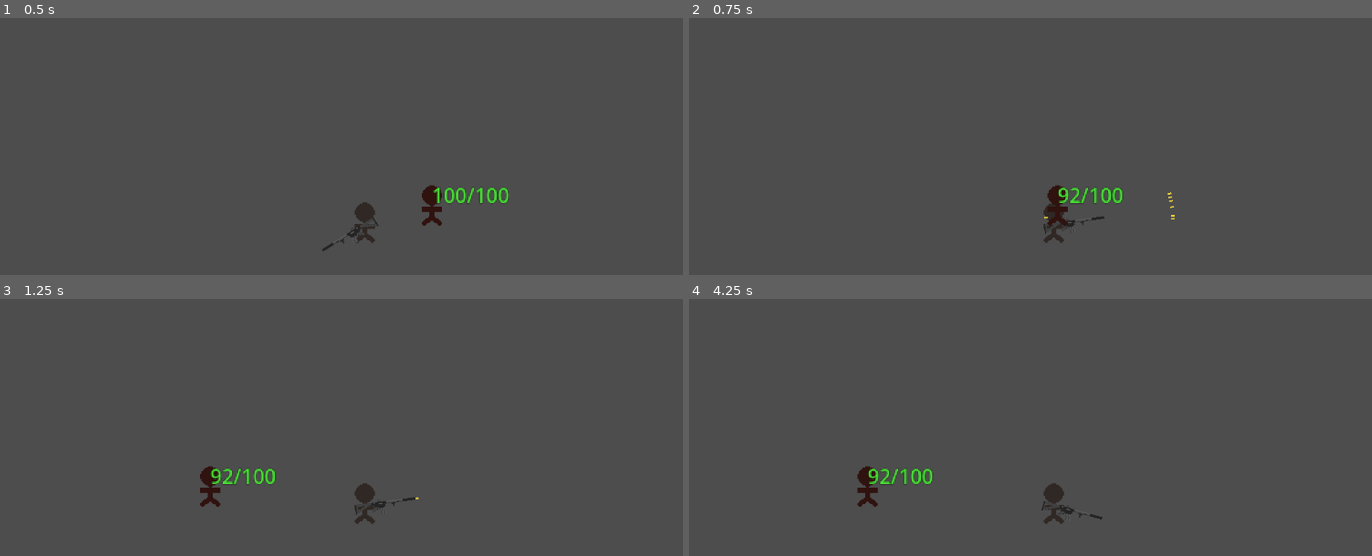
Above: before the commit, frames 1-4 (two rows, left to right).
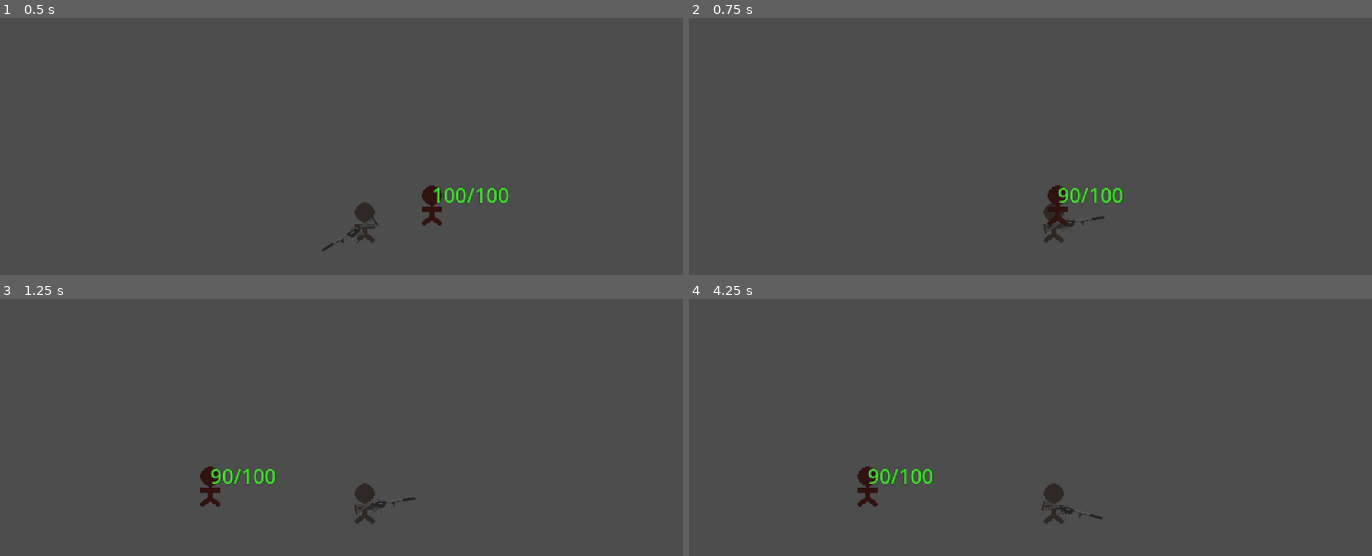
Above: after the commit, the same moments.

Repository: ExHilEr8/Personal-Game-Jam
Game: Godot game, scene res://scenes/main.tscn
Same seed, same stepped clock (60 frames per second), same inputs: the game is played once before the commit and once after it. Sound files missing from this copy of the repository are replaced by a short silence.
Inputs (mouse positions are in pixels of both pictures, inside the frame that each line leads up to):
- Up to frame 1 (0.5 s): no input
- Up to frame 2 (0.75 s): tap Enter at 0.5 s; move the mouse to (1214, 203) at 0.52 s; press the mouse at (1214, 203) at 0.53 s; hold D (move_right) from 0.53 s (still down)
- Up to frame 3 (1.25 s): keep holding D (move_right)
- Up to frame 4 (4.25 s): move the mouse to (907, 525) at 1.27 s; release D (move_right) at 1.28 s; release the mouse at (907, 525) at 1.28 s; hold S (move_down) 1.28-2.03 s; click (907, 525) at 1.35 s; move the mouse to (1126, 414) at 2.02 s; press the mouse at (1126, 414) at 2.03 s; hold D (move_right) 2.03-2.78 s; tap Space at 2.75 s; move the mouse to (outside the picture) at 2.77 s; release the mouse at (outside the picture) at 2.78 s; hold W (move_up) 2.78-3.53 s; click (outside the picture) at 2.85 s; move the mouse to (outside the picture) at 3.52 s; press the mouse at (outside the picture) at 3.53 s; hold A (move_left) from 3.53 s (still down)

Frame 1 is identical in both runs. In frame 2, less than 0.1% of the frame differs, in the area x 52-72%, y 65-79%; in frame 3, less than 0.1%; in frame 4, less than 0.1%.

Commit message:
Implemented multiple projectiles for hitscan projectiles

Diff:
--- a/scenes/Weapon.gd
+++ b/scenes/Weapon.gd
@@ -1,5 +1,4 @@
 class_name Weapon extends Sprite2D
-
 
 @export_category("Weapon Stats")
 @export var fire_rate: float = float(0.3)
@@ -27,8 +26,8 @@
 @export var physics_projectile: PackedScene
 @export var hitscan_projectile: PackedScene
 
-var hitscan_raycast: RayCast2D
-var hitscan_projectile_instance
+var hitscan_raycasts = []
+var hitscan_projectile_instances = []
 
 var burst_timer: Timer
 var is_bursting = false
@@ -60,20 +59,25 @@
 	magazine_count = magazine_size
 
 	if is_hitscan == true:
-		hitscan_raycast = initialize_raycast()
-
-		# Hitscan instance position is relative to parent node
-		if(hitscan_custom_instance_point != Vector2(0,0)):
-			hitscan_raycast.position = hitscan_custom_instance_point
-		else:
-			hitscan_raycast.position = $BulletInstancePoint.get_position()
-
-		add_child.call_deferred(hitscan_raycast)
-
-	if(hitscan_projectile != null):
-		hitscan_projectile_instance = hitscan_projectile.instantiate()
-		add_child(hitscan_projectile_instance)
-		hitscan_projectile_instance.enemy_hit.connect(_on_enemy_hit)
+		for n in projectile_count:
+			var temp_ray = initialize_raycast()
+			temp_ray.name = ("Hitscan Raycast%s") % [n]
+
+			# Hitscan instance position is relative to parent node
+			if(hitscan_custom_instance_point != Vector2(0,0)):
+				temp_ray.position = hitscan_custom_instance_point
+			else:
+				temp_ray.position = $BulletInstancePoint.get_position()
+
+			hitscan_raycasts.append(temp_ray)
+			add_child.call_deferred(temp_ray)
+
+			var temp_projectile = hitscan_projectile.instantiate()
+			temp_projectile.name = ("Hitscan Projectile%s" % [n])
+
+			hitscan_projectile_instances.append(temp_projectile)
+			add_child(temp_projectile)
+			temp_projectile.enemy_hit.connect(_on_enemy_hit)
 
 
 func initialize_raycast() -> RayCast2D:
@@ -93,7 +97,8 @@
 
 func _physics_process(_delta):
 	if is_hitscan == true:
-		hitscan_raycast.target_position = Vector2(hitscan_ray_length, 0)
+		for ray in hitscan_raycasts:
+			ray.target_position = Vector2(hitscan_ray_length, 0)
 
 func check_attempt_reload():
 	if Input.is_action_just_pressed("reload") and reserve_ammo > 0 and magazine_count < magazine_size and is_reloading == false:
@@ -121,7 +126,8 @@
 					for p in projectile_count:
 						fire_projectile(physics_projectile, $BulletInstancePoint.get_global_position())
 				else:
-					fire_hitscan(hitscan_raycast)
+					for p in hitscan_raycasts.size():
+						fire_hitscan(hitscan_raycasts[n], hitscan_projectile_instances[n])
 
 				burst_timer.start(burst_fire_rate)
 				await burst_timer.timeout
@@ -129,7 +135,8 @@
 			is_bursting = false
 
 		elif(is_hitscan == true):
-				fire_hitscan(hitscan_raycast)
+			for n in hitscan_raycasts.size():
+					fire_hitscan(hitscan_raycasts[n], hitscan_projectile_instances[n])
 
 		else:
 			for n in projectile_count:
@@ -157,19 +164,19 @@
 
 # fire_hitscan() uses the hitscan_projectile: PackedScene which is generally provided
 #	in the editor per gun. See HitscanProjectilePrefab.tscn for more info
-func fire_hitscan(ray: RayCast2D):
+func fire_hitscan(ray: RayCast2D, projectile):
 	if(initial_accuracy < 1):
-		hitscan_raycast.target_position = hitscan_raycast.target_position.rotated(apply_accuracy(hitscan_raycast.get_global_rotation(), initial_accuracy))
-		hitscan_raycast.force_raycast_update()
+		ray.target_position = ray.target_position.rotated(apply_accuracy(ray.get_global_rotation(), initial_accuracy))
+		ray.force_raycast_update()
 
 	if ray.is_colliding():
 		var collider = ray.get_collider()
 		var collision_point = ray.get_collision_point()
 		var collision_rotation = get_global_rotation()
-		hitscan_projectile_instance.on_collision(collider, collision_point, collision_rotation)
+		projectile.on_collision(collider, collision_point, collision_rotation)
 		print(collider)
 
-	magazine_count -= hitscan_projectile_instance.ammo_per_shot
+	magazine_count -= projectile.ammo_per_shot
 
 func _reload_timer_finished():
 	reload()
--- a/scenes/main.tscn
+++ b/scenes/main.tscn
@@ -24,9 +24,8 @@
 position = Vector2(16, 4)
 initial_accuracy = 0.95
 reserve_ammo = 900
-is_burst_fire = true
-burst_amount = 3
-projectile_count = 8
+projectile_count = 10
+is_hitscan = true
 physics_projectile = ExtResource("4_y0fn3")
 hitscan_projectile = ExtResource("5_tdcqm")
 
